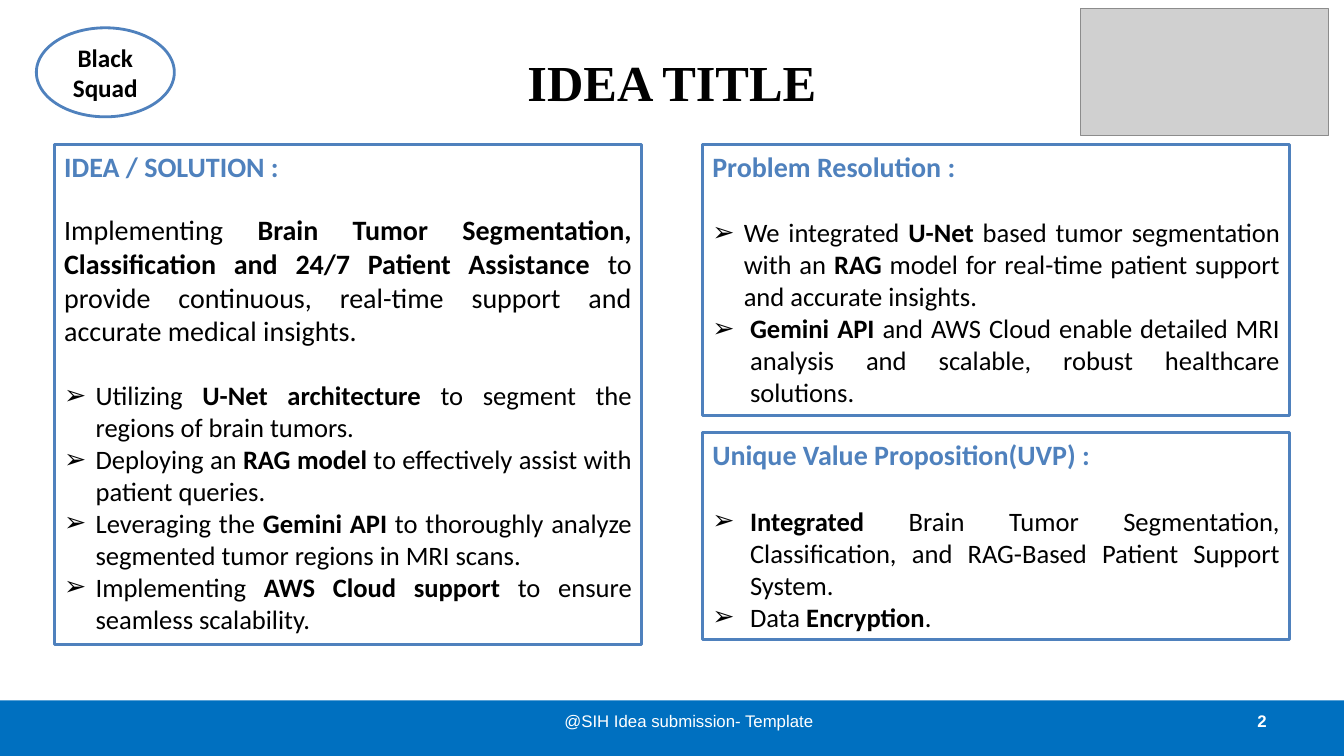
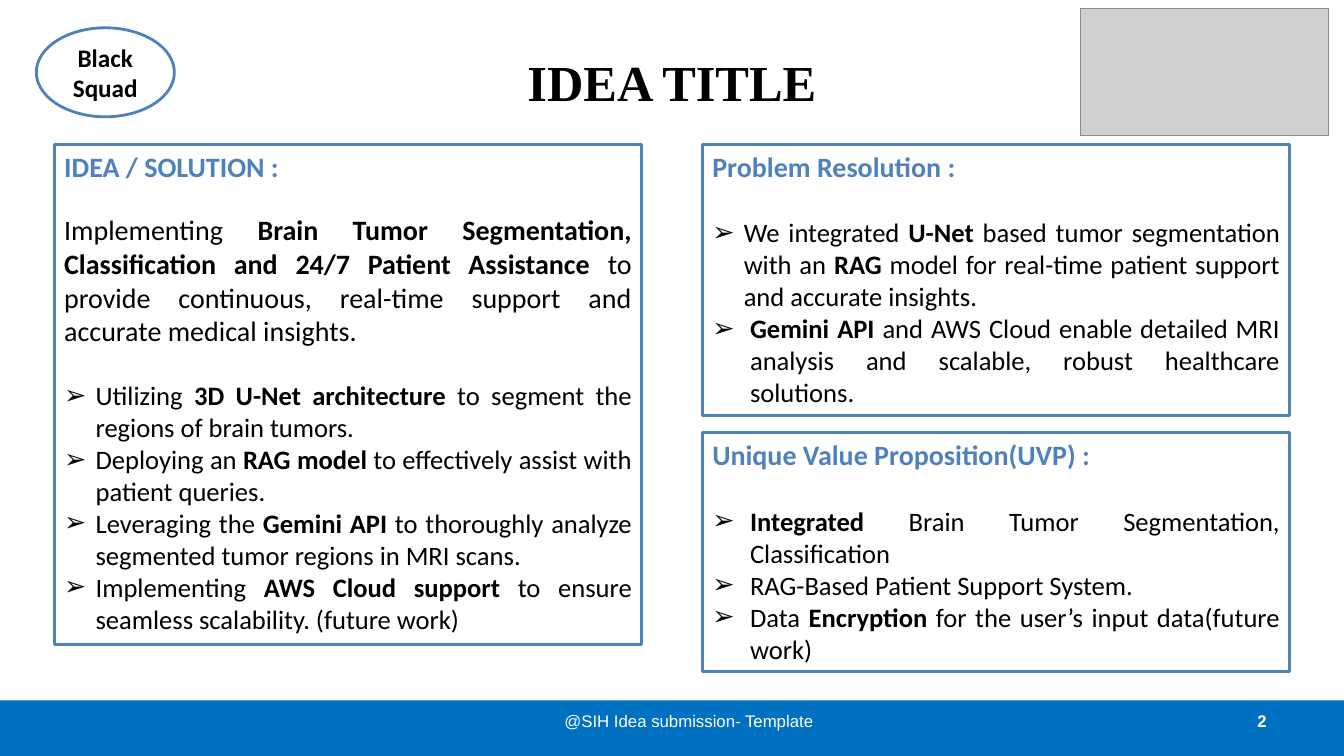
Before and after one commit to Mageshwaran18/Multi_Modal_Brain_Tumor_Segmentation_2023, a slide deck: slide 2 of SIHPPT.pptx. Drawn at 1344x756 pixels with LibreOffice and Linux fonts; fonts in the diff are those of the drawing; grey boxes stand for pictures. Boxes give left, top, right and bottom in pixels: in the first picture for what was removed or moved away, otherwise in the second. Text is boxed around its words. In the diff, an @@ line names an element or a change of style, - is before the commit and + after.

```diff
--- a/SIHPPT.pptx
+++ b/SIHPPT.pptx
@@ text in rectangle at (96, 386, 632, 442): text changed @@
-➢ Utilizing U-Net architecture to segment the regions of brain tumors.
+➢ Utilizing 3D U-Net architecture to segment the regions of brain tumors.
@@ rectangle "Unique Value Proposition(UVP) :": place and size @@
-rectangle "Unique Value Proposition(UVP) :" at (703, 433, 1291, 639)
+rectangle "Unique Value Proposition(UVP) :" at (703, 433, 1291, 671)
@@ text in rectangle at (750, 512, 1280, 663): text changed @@
-➢ Integrated Brain Tumor Segmentation, Classification, and RAG-Based Patient Support System.
-➢ Data Encryption.
+➢ Integrated Brain Tumor Segmentation, Classification
+➢ RAG-Based Patient Support System.
+➢ Data Encryption for the user’s input data(future work)
@@ text in rectangle at (96, 578, 632, 634): text changed @@
-➢ Implementing AWS Cloud support to ensure seamless scalability.
+➢ Implementing AWS Cloud support to ensure seamless scalability. (future work)
```
Also in this commit, not shown: 1 other slide changed, 4 other files.
